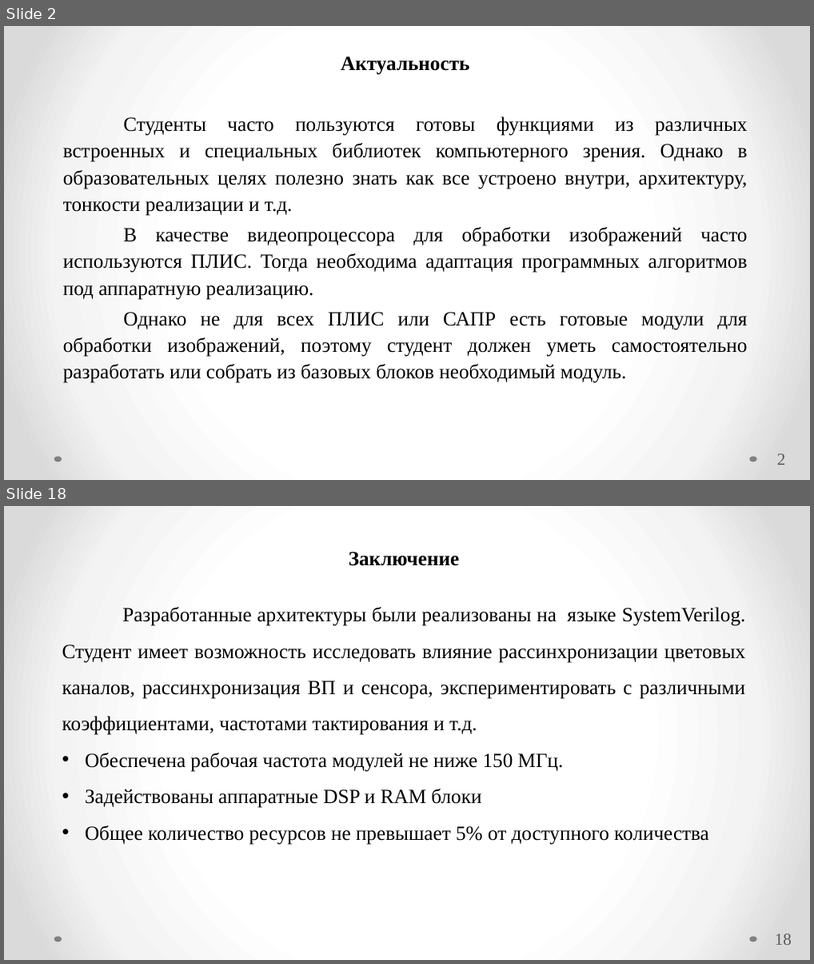
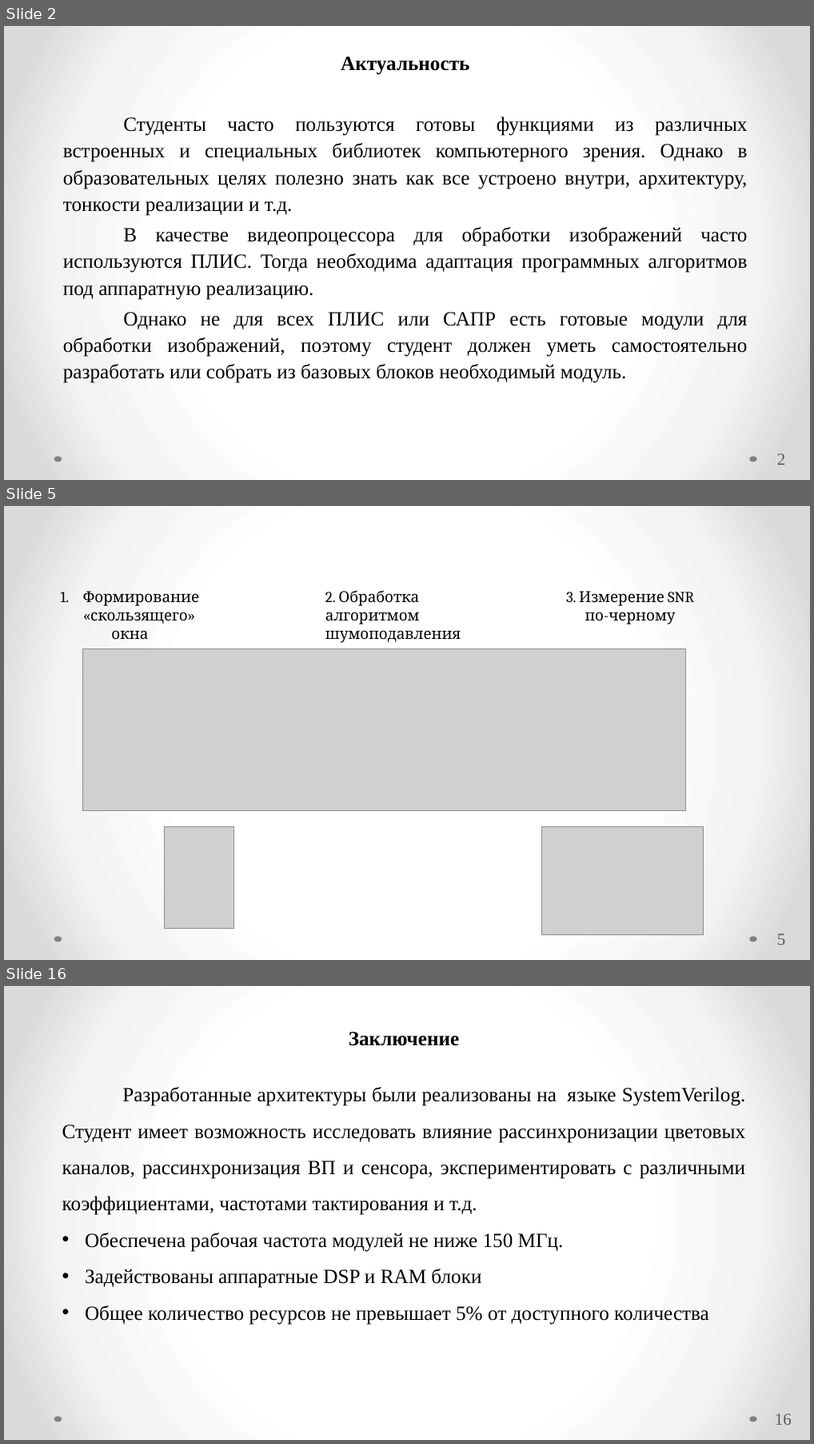
Before and after one commit to Radiophantom/master_yoda, a slide deck: VKR.pptx. Shown one above the other, each under a label of ours: slides 2 and 18 before the commit, slides 2, 5 and 16 after it; the slides between them are not shown. The pictures are 814x964 and 814x1444 pixels, drawn with LibreOffice and Linux fonts; fonts in the diff are those of the drawing; grey boxes stand for pictures. Boxes give left, top, right and bottom in pixels: in the first picture for what was removed or moved away, otherwise in the second. Text is boxed around its words. In the diff, an @@ line names an element or a change of style, - is before the commit and + after.

```diff
--- a/VKR.pptx
+++ b/VKR.pptx
@@ slide 5 added at [4,506,810,960], background gradient #FFFFFF to #F4F4F4 to #DADADA; not listed: 2 template elements that a slide beside it also shows @@
@@ text added at [83,591,199,640], 18 pt, text #000000 @@
+1. Формирование «скользящего»
+окна
@@ text added at [326,590,461,643], 18 pt, text #000000 @@
+2. Обработка алгоритмом
+шумоподавления
@@ text added at [566,591,694,624], 18 pt, text #000000 @@
+3. Измерение SNR
+по-черному
@@ picture added at [82,648,687,810] @@
@@ picture added at [164,826,234,928] @@
@@ picture added at [542,826,703,934] @@
@@ page number added at [778,933,786,944], 20 pt, text #595959 @@
+5
@@ what was slide 18 is now slide 16 @@
@@ page number at [775,1413,792,1424]: text changed @@
-18
+16
```
Also in this commit, not shown: 10 slides changed, 7 other slides added, 6 slides removed, 5 other files.
